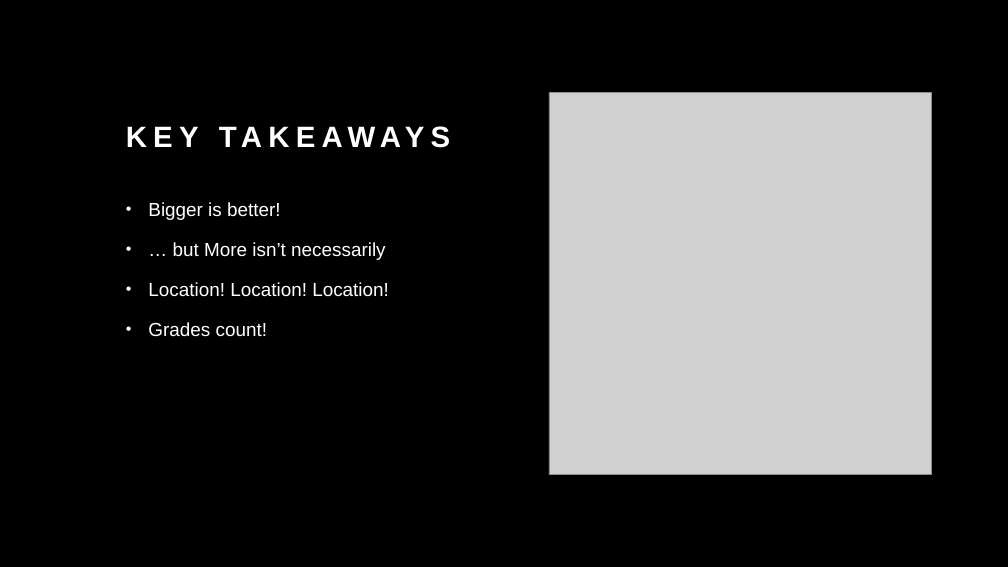
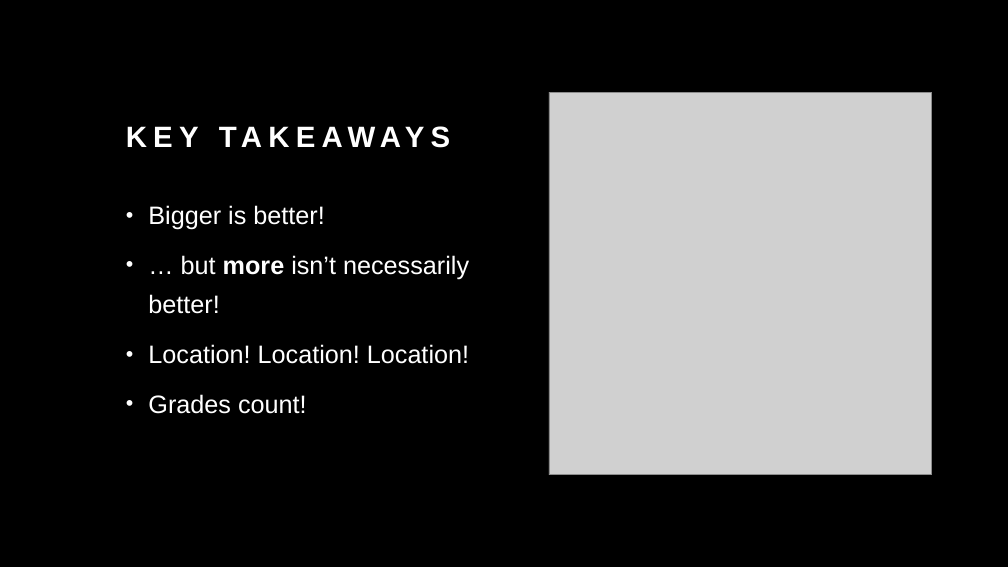
Before and after one commit to Shoemaker703/home_sales_analysis_project, a slide deck: slide 3 of Kings County HousIng Price Analysis.pptx. Drawn at 1008x567 pixels with LibreOffice and Linux fonts; fonts in the diff are those of the drawing; grey boxes stand for pictures. Boxes give left, top, right and bottom in pixels: in the first picture for what was removed or moved away, otherwise in the second. Text is boxed around its words. In the diff, an @@ line names an element or a change of style, - is before the commit and + after.

```diff
--- a/Kings County HousIng Price Analysis.pptx
+++ b/Kings County HousIng Price Analysis.pptx
@@ text at (x1=148, y1=205, x2=469, y2=414): size 18 to 24 pt in "Bigger is better!", "Location! Location! Location!", "Grades count!" @@
@@ text at (x1=148, y1=255, x2=469, y2=314): text changed; size 18 to 24 pt @@
-• … but More isn’t necessarily
+• … but more isn’t necessarily better!
```
Also in this commit, not shown: 8 other slides changed, 1 slide removed, 1 other file.
